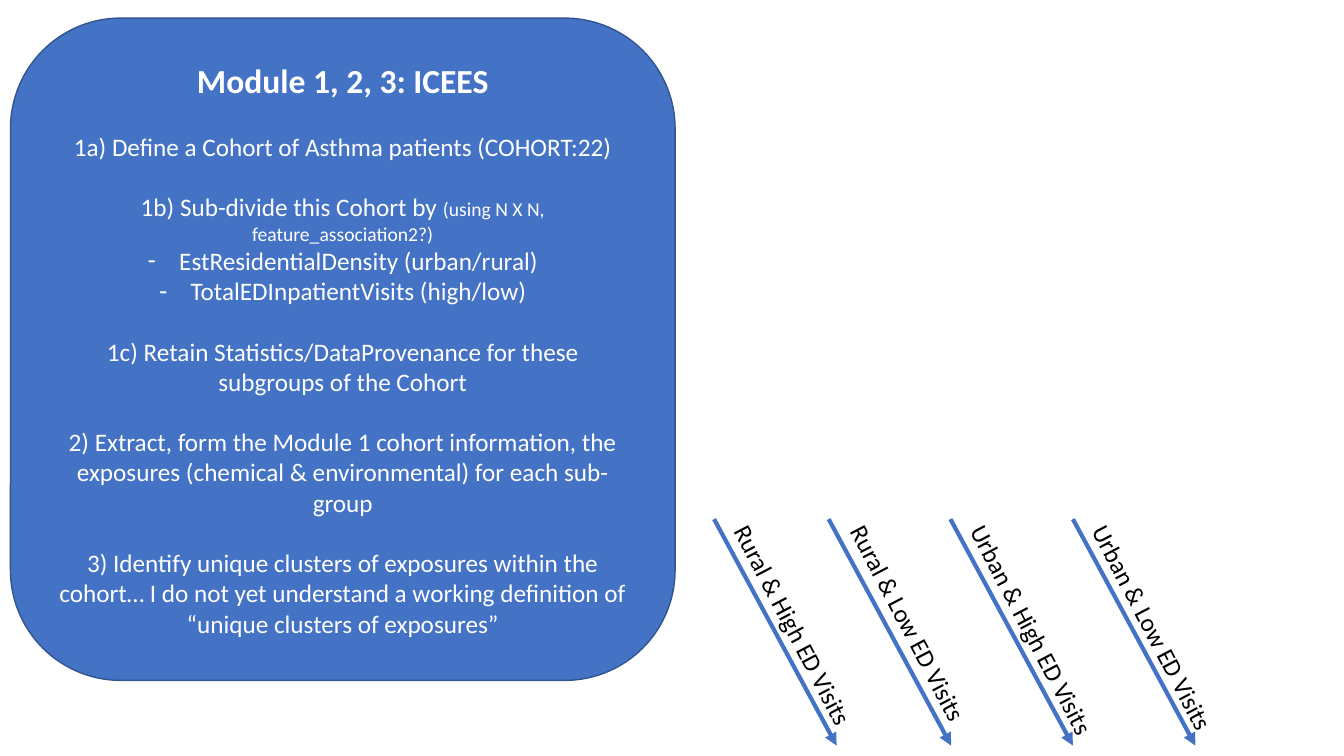
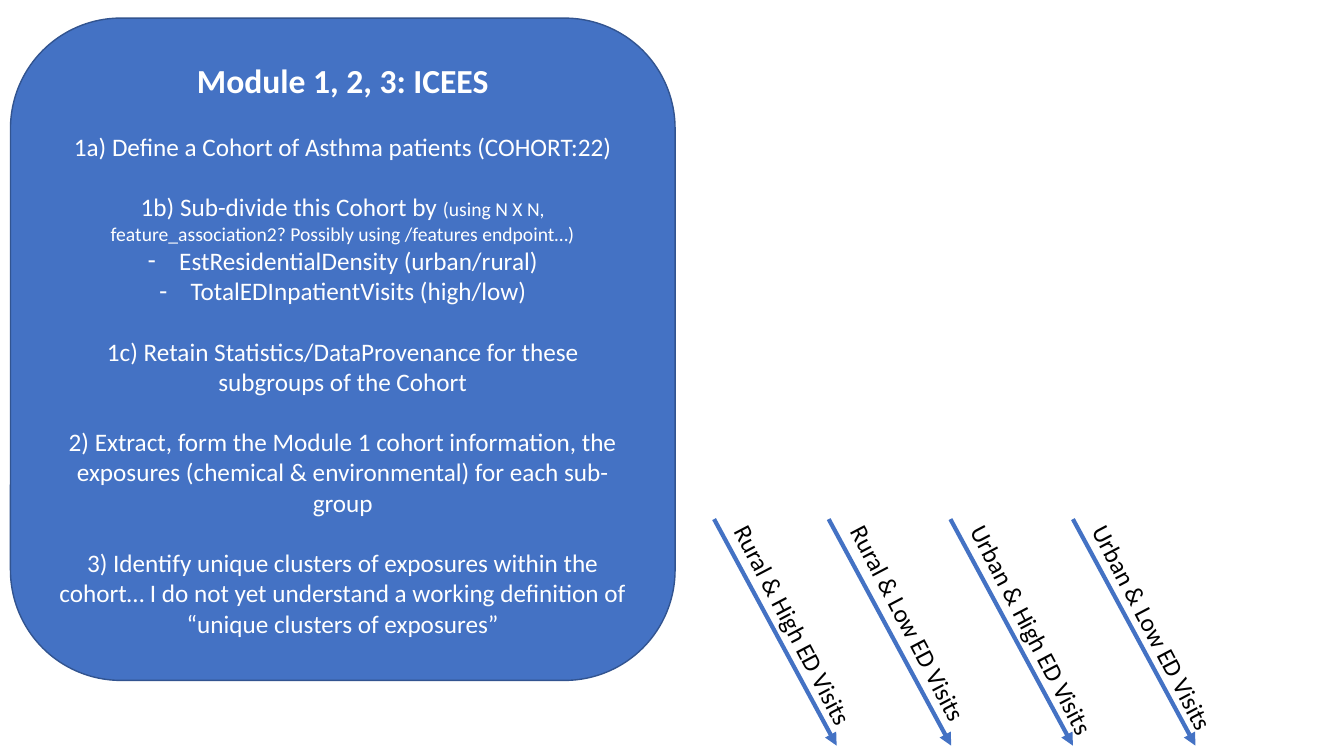
Before and after one commit to ncats/translator-workflows, a slide deck: slide 2 of Workflow5/wf5_graphical_outline.pptx. Drawn at 1344x756 pixels with LibreOffice and Linux fonts; fonts in the diff are those of the drawing. Boxes give left, top, right and bottom in pixels: in the first picture for what was removed or moved away, otherwise in the second. Text is boxed around its words. In the diff, an @@ line names an element or a change of style, - is before the commit and + after.

```diff
--- a/Workflow5/wf5_graphical_outline.pptx
+++ b/Workflow5/wf5_graphical_outline.pptx
@@ text in rounded rectangle at box(111, 198, 574, 245): text changed @@
-1b) Sub-divide this Cohort by (using N X N, feature_association2?)
+1b) Sub-divide this Cohort by (using N X N, feature_association2? Possibly using /features endpoint…)
```
Also in this commit, not shown: 1 other slide changed.
